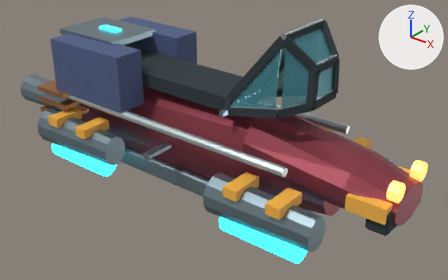
An edit to the glTF model Resource/Export/Vehicles/JetBike_Variant.glb, drawn before and after from the same camera.
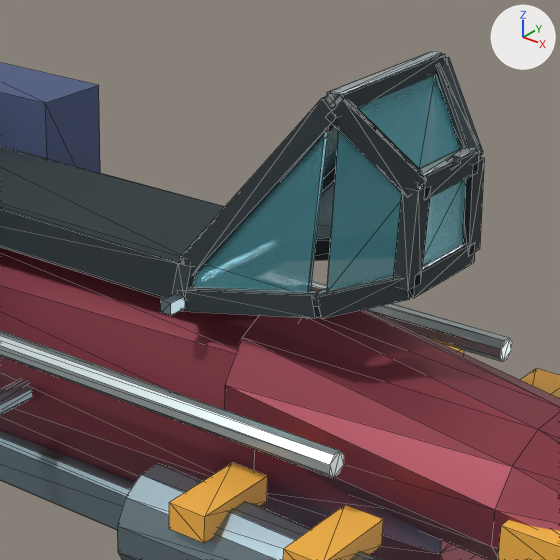
The first picture shows the older version from a 50 mm camera at (2.124, -2.478, 2.007) aimed at (0.152, -0.013, 0.479). The close-ups show the older and then the newer version on the part from 36% to 82% of the width and 0% to 74% of the height of that picture. Only the edits that show in the close-ups are written down. Arrows for +X, +Y and +Z are at upper right; the lights stay in place. The close-ups show mesh edges as thin lines. Vertices at exactly the same position are counted once.

The first close-up shows 'Vehicle_JetBike_Canopy_RallyScreen', 'Vehicle_JetBike_Canopy_RallyScreen_Glazing', 'Vehicle_JetBike_Chassis', 'Vehicle_JetBike_Footrest_R', 'Vehicle_JetBike_Nose_Utility', 'Vehicle_JetBike_Payload_Panniers', 'Vehicle_JetBike_Pod_Front_Rugged_L', 'Vehicle_JetBike_Pod_Front_Rugged_R', 'Vehicle_JetBike_Rail_L', 'Vehicle_JetBike_Rail_R', 'Vehicle_JetBike_Seat_Tandem'.
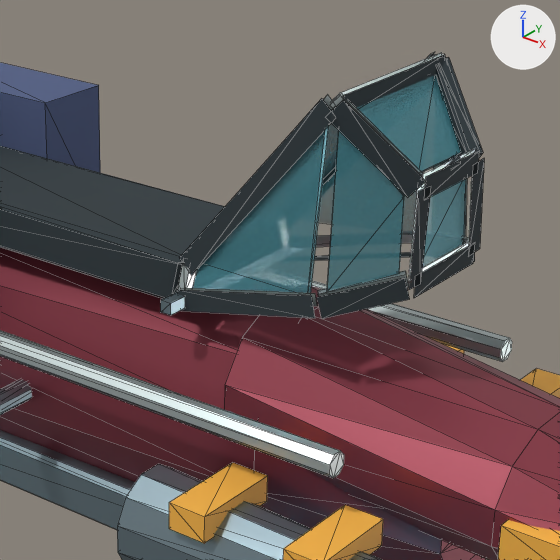
The change, as a list of edits to the scene's bpy script:
```text
Change me_vehicle_jetbike_canopy_rallyscreen_mesh_001:
    used by ob_vehicle_jetbike_canopy_rallyscreen; location = (0.0, 0.0, 0.0)
    remove me_vehicle_jetbike_canopy_rallyscreen_mesh_001.from_pydata(...)  # 152 vertices, 226 faces; spans x 0.288..0.766, y -0.22..0.22, z 0.734..1.212
    add me_vehicle_jetbike_canopy_rallyscreen_mesh_001.from_pydata(...)  # 108 vertices, 118 faces; spans x 0.288..0.766, y -0.22..0.22, z 0.734..1.212
    me_vehicle_jetbike_canopy_rallyscreen_mesh_001 part 1
    44 vertices are removed from x 0.292..0.741, y -0.181..0.181, z 0.747..1.212
    108 faces are deleted
Change me_vehicle_jetbike_canopy_rallyscreen_glazing_mesh_001:
    used by ob_vehicle_jetbike_canopy_rallyscreen_glazing; location = (0.0, 0.0, 0.0)
    remove me_vehicle_jetbike_canopy_rallyscreen_glazing_mesh_001.from_pydata(...)  # 200 vertices, 277 faces; spans x 0.283..0.771, y -0.206..0.206, z 0.726..1.209
    add me_vehicle_jetbike_canopy_rallyscreen_glazing_mesh_001.from_pydata(...)  # 127 vertices, 108 faces; spans x 0.283..0.771, y -0.206..0.206, z 0.726..1.209
    me_vehicle_jetbike_canopy_rallyscreen_glazing_mesh_001 part 2
    73 vertices are removed from x 0.285..0.754, y -0.182..0.205, z 0.726..1.209
    169 faces are deleted
```

Location of each change, [x1, y1, x2, y2] in pixels of the close-ups (560 x 560 px):
'Vehicle_JetBike_Canopy_RallyScreen_Glazing', reshaped
    before: [172, 53, 484, 319]
    after: [172, 54, 484, 319]
'Vehicle_JetBike_Canopy_RallyScreen', reshaped
    before: [161, 51, 476, 315]
    after: [161, 52, 476, 315]
part 1 of me_vehicle_jetbike_canopy_rallyscreen_mesh_001, deleted (mostly hidden)
    before: [189, 51, 475, 306]
part 2 of me_vehicle_jetbike_canopy_rallyscreen_glazing_mesh_001, deleted
    before: [172, 53, 483, 318]
